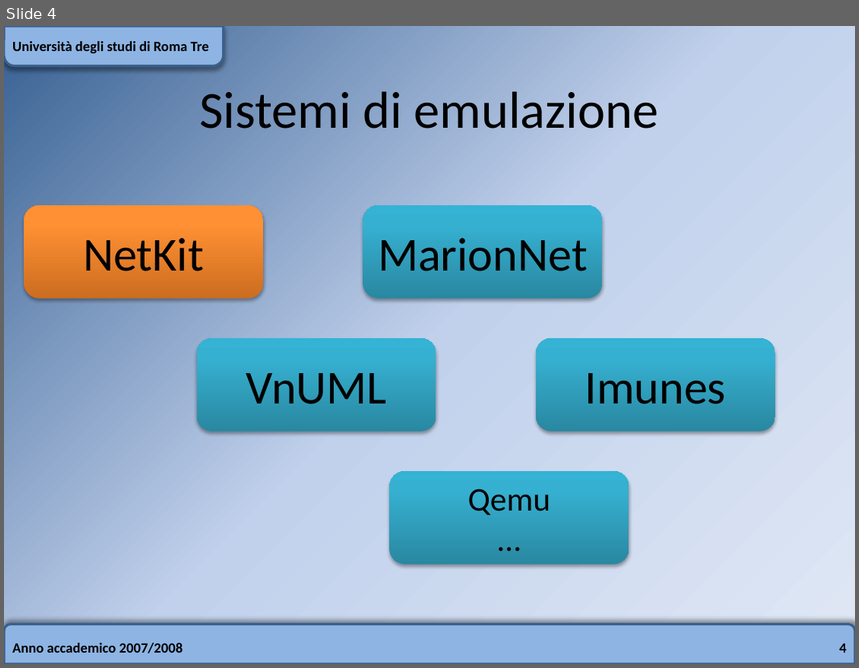
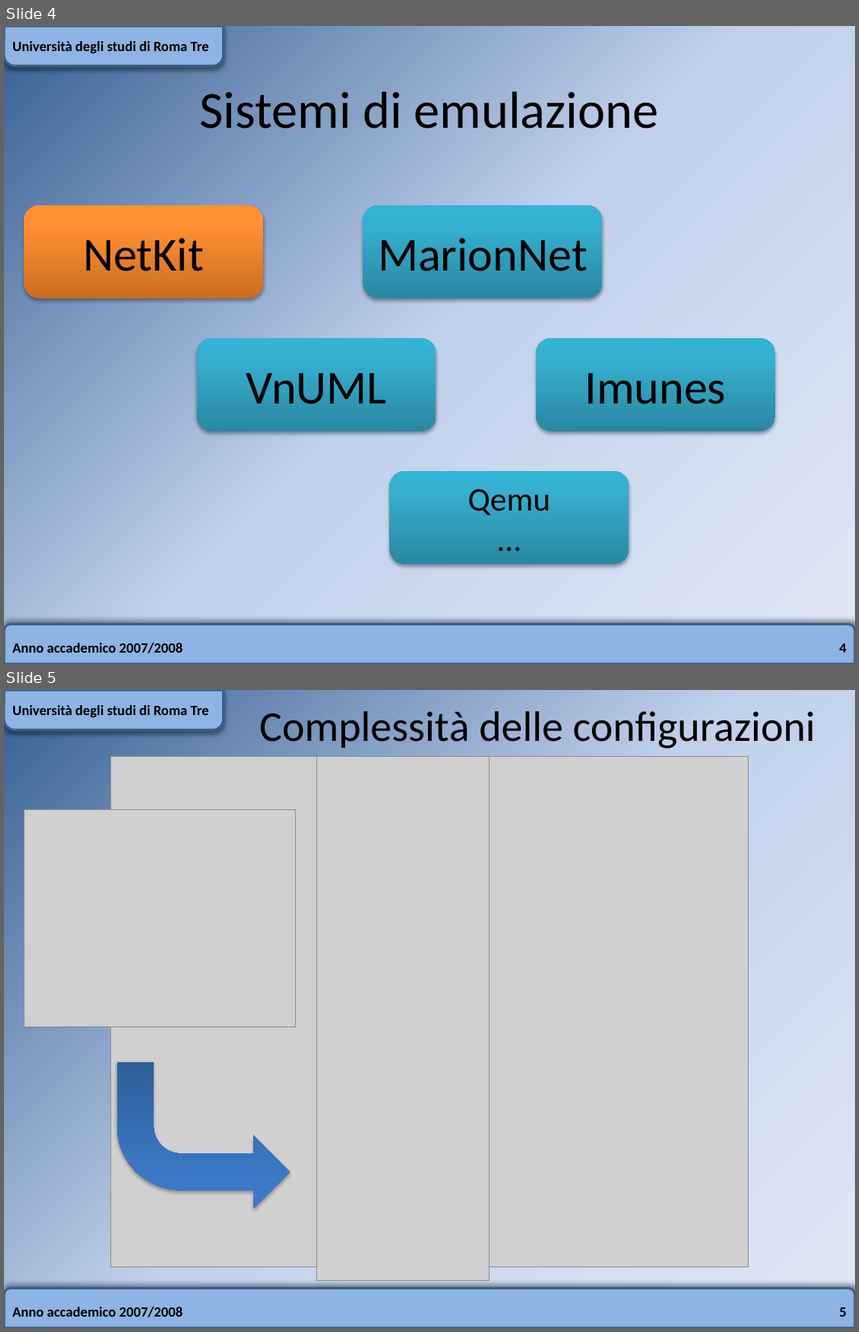
Before and after one commit to slux83/visual-netkit, a slide deck: thesis_adf/presentazione_tesi/presentazione.pptx. Shown one above the other, each under a label of ours: slide 4 before the commit, slides 4 and 5 after it. The pictures are 859x668 and 859x1332 pixels, drawn with LibreOffice and Linux fonts; fonts in the diff are those of the drawing; grey boxes stand for pictures. Boxes give left, top, right and bottom in pixels: in the first picture for what was removed or moved away, otherwise in the second. Text is boxed around its words. In the diff, an @@ line names an element or a change of style, - is before the commit and + after.

Commit message:
slides

```diff
--- a/thesis_adf/presentazione_tesi/presentazione.pptx
+++ b/thesis_adf/presentazione_tesi/presentazione.pptx
@@ slide 5 added at (x1=4, y1=690, x2=855, y2=1328), background gradient #376092 to #C2D1ED to #E1E8F5; not listed: 2 template elements that a slide beside it also shows @@
@@ text added at (x1=12, y1=705, x2=209, y2=717), 12 pt, text #000000, bold @@
+Università degli studi di Roma Tre
@@ title added at (x1=259, y1=711, x2=816, y2=749), 36 pt, text #000000 @@
+Complessità delle configurazioni
@@ picture added at (x1=110, y1=756, x2=748, y2=1267) @@
@@ picture added at (x1=316, y1=756, x2=489, y2=1281) @@
@@ picture added at (x1=24, y1=810, x2=295, y2=1028) @@
@@ bent arrow added at (x1=117, y1=1063, x2=290, y2=1209), fill gradient #2F5F99 to #3D7CC7 to #3A7CCB @@
@@ text added at (x1=12, y1=1307, x2=183, y2=1318), 12 pt, text #000000, bold @@
+Anno accademico 2007/2008
@@ page number added at (x1=839, y1=1308, x2=846, y2=1317), 12 pt, text #000000, bold @@
+5
```
